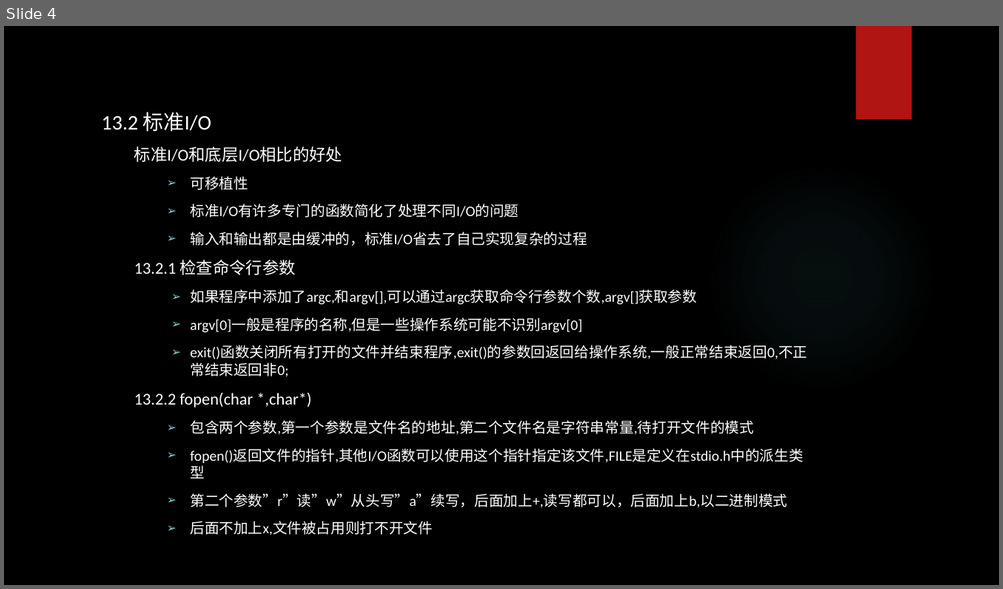
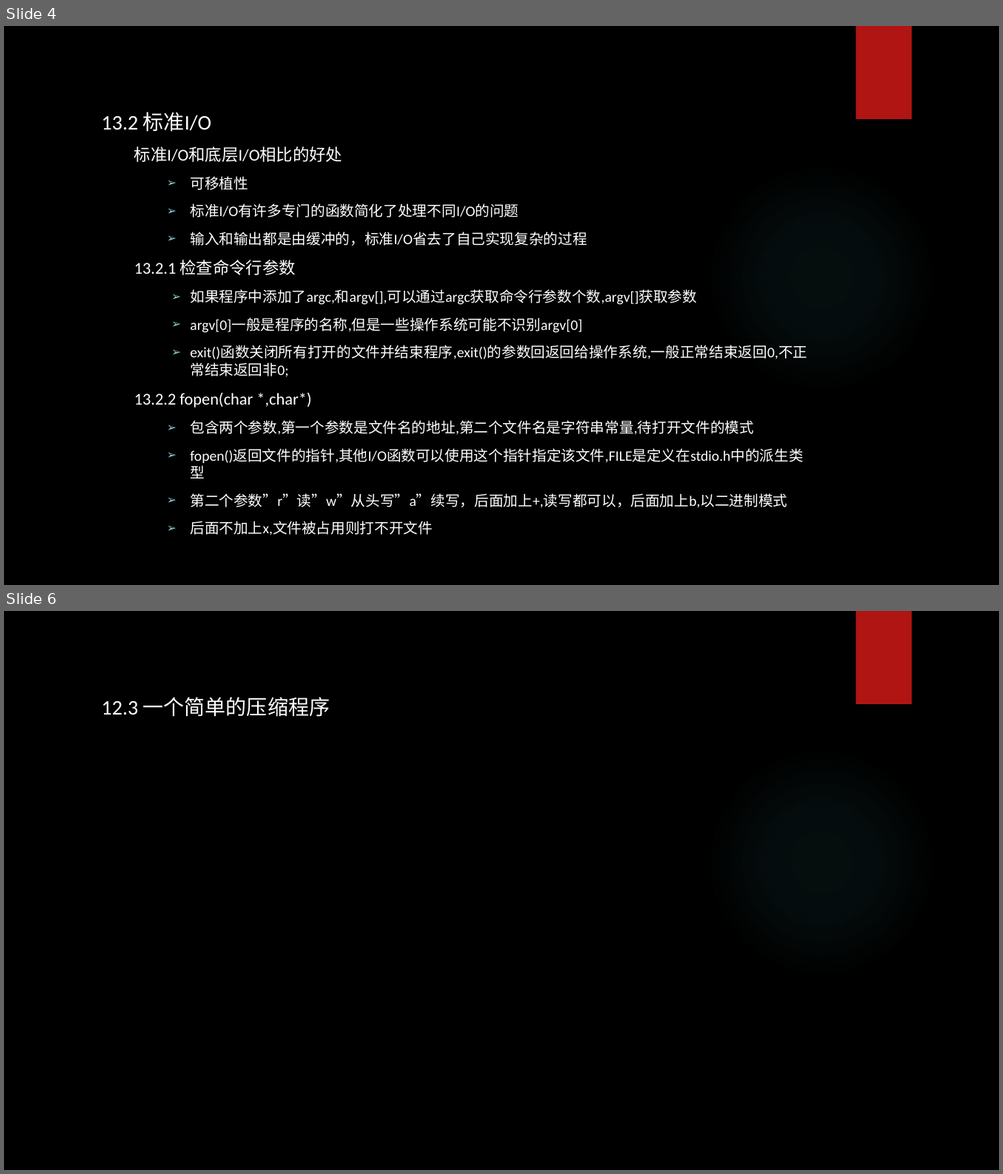
Before and after one commit to tsyin/c_ppt-code, a slide deck: 13 文件输入输出.pptx. Shown one above the other, each under a label of ours: slide 4 before the commit, slides 4 and 6 after it; the slides between them are not shown. The pictures are 1003x589 and 1003x1174 pixels, drawn with LibreOffice and Linux fonts; fonts in the diff are those of the drawing; background and template pictures are left out. Boxes give left, top, right and bottom in pixels: in the first picture for what was removed or moved away, otherwise in the second. Text is boxed around its words. In the diff, an @@ line names an element or a change of style, - is before the commit and + after.

```diff
--- a/13 文件输入输出.pptx
+++ b/13 文件输入输出.pptx
@@ slide 6 added at [4, 611, 999, 1170], background picture (left out); not listed: 2 template elements that a slide beside it also shows @@
@@ text added at [102, 697, 330, 717], 20 pt, text #FFFFFF @@
+12.3 一个简单的压缩程序
```
Also in this commit, not shown: 1 slide changed.
